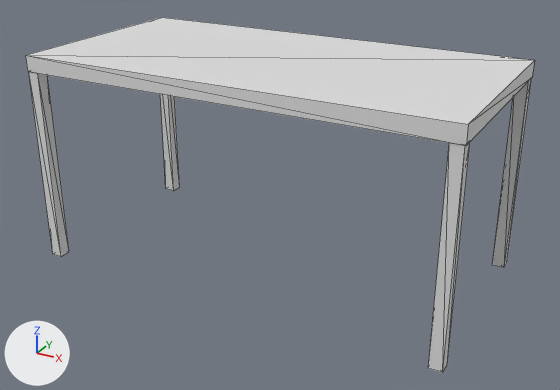
Renders of the glTF model models/ultimate-pack/low-poly-10/m/furniture-table-dining.glb from each side of a commit.
One viewpoint serves both versions: a 50 mm lens placed at (1.324, -2.355, 1.454), pointed at (0.048, -0.036, 0.294). The lights are fixed; the arrows at lower left show +X, +Y and +Z. The older version comes first. Mesh edges are drawn as thin lines. Where no turn or scale is listed for an object, it has been applied to the vertices.

In view in the first picture: 'table-dining'.
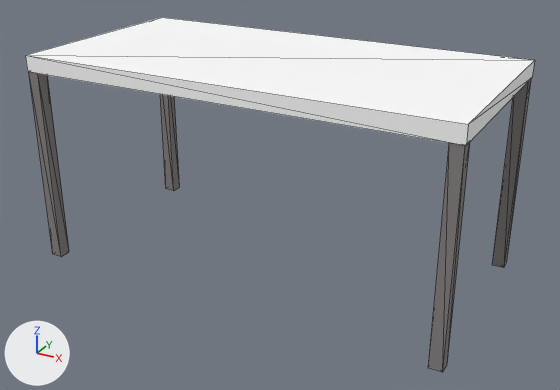
The edits, one by one:
In material '58 WHITE' (mat_58_white), metallic goes from 0.4 to 0.0.
Material '58 WHITE' (mat_58_white) changes colour from white #e7e7e7 to white #ffffff; in linear values from (0.8, 0.8, 0.8) to (1.0, 1.0, 1.0).
Material '22 GREY-LIGHTEST' (mat_22_grey_lightest) changes colour from white #e7e7e7 to grey #878282; in linear values from (0.8, 0.8, 0.8) to (0.242, 0.223, 0.223).

Where the change shows, as pixel boxes (x1, y1, x2, y2) in the pictures (560 x 390 px):
'table-dining', recoloured, surface changed
    both: (25, 17, 535, 373)
